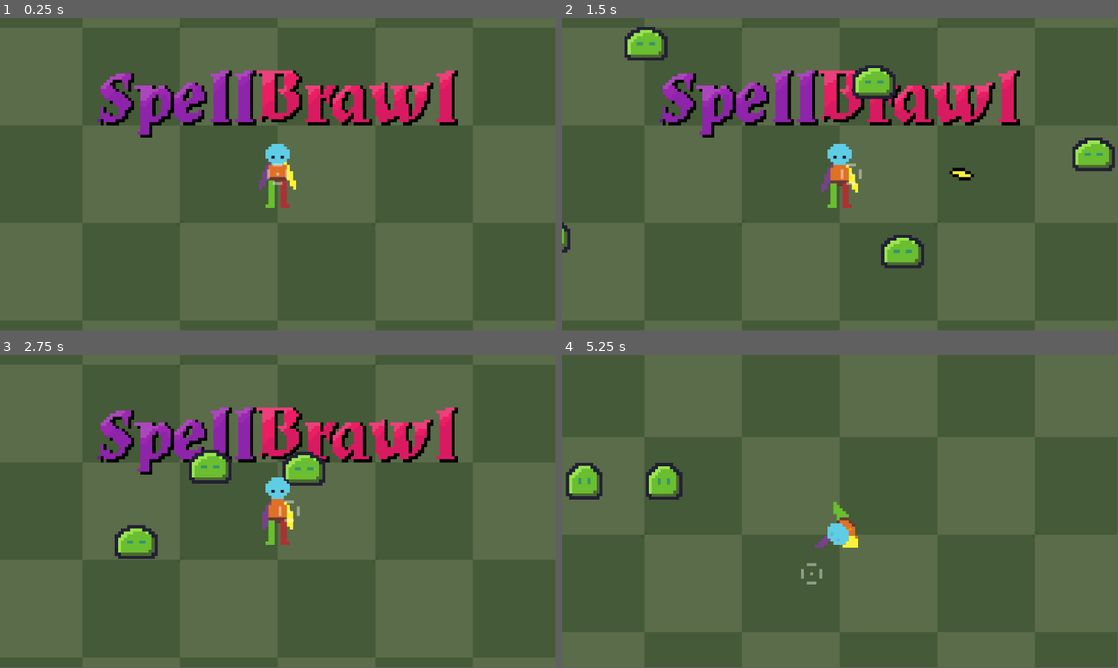
Above: before the commit, frames 1-4 (two rows, left to right).
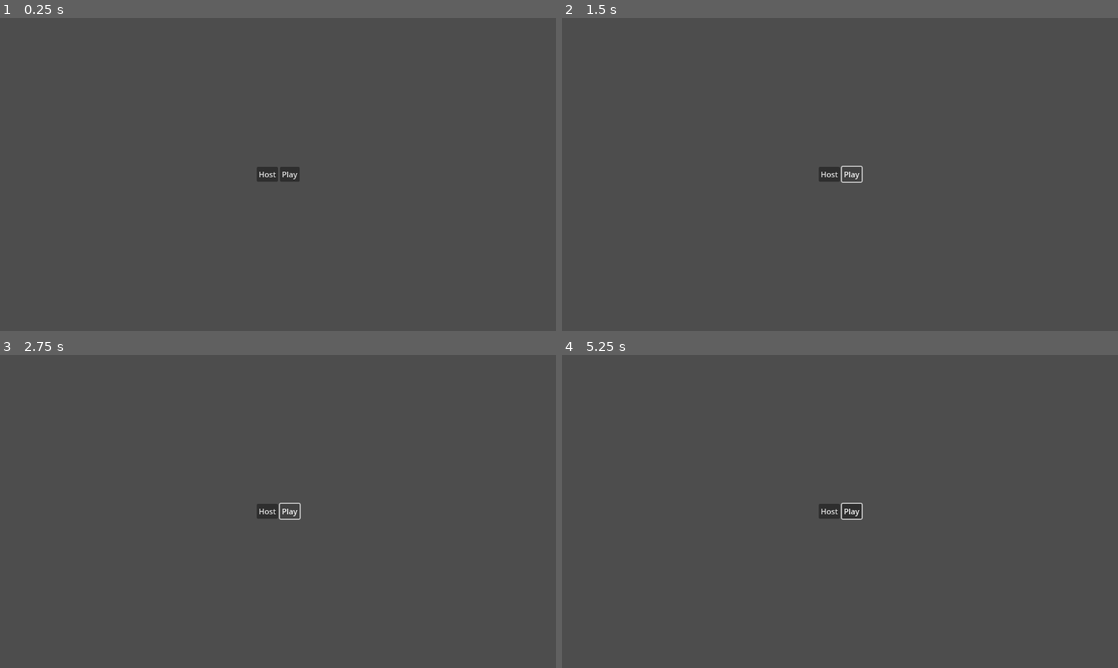
Above: after the commit, the same moments.

Repository: SirNoods/spellbrawl
Game: Godot game, scene res://scenes/UI/main_menu/main_menu.tscn
The game is run twice, just before and just after one commit, with the same random seed, the same clock (stepped at 60 frames per second) and the same inputs. Before the commit the project starts from res://scenes/game.tscn.
Inputs (mouse positions are in pixels of both pictures, inside the frame that each line leads up to):
- Up to frame 1 (0.25 s): no input
- Up to frame 2 (1.5 s): click (828, 174) at 0.5 s, where only the run after the commit has a clickable "Host"; click (851, 174) at 1.25 s, where only the run after the commit has a clickable "Play"
- Up to frame 3 (2.75 s): click (289, 511) at 2 s, where only the run after the commit has a clickable "Play"
- Up to frame 4 (5.25 s): move the mouse to (962, 495) at 2.77 s; hold D (move_right) 2.78-3.53 s; tap Space (dash) at 2.85, 5.1 s; move the mouse to (728, 527) at 3.52 s; hold S (move_down) 3.53-4.28 s; tap Backspace (die) at 3.6 s; move the mouse to (895, 442) at 4.27 s; hold D (move_right) 4.28-5.03 s; click (895, 442) at 4.35 s; move the mouse to (812, 574) at 5.02 s; hold W (move_up) from 5.03 s (still down)
In our replay, the window is 799x449 before the commit and 800x450 after it. These sizes can differ from the game's own. Grey fills any space a smaller window leaves; there, only what the larger window draws over its background counts as a difference.

The runs differ from the first frame. In frame 1, 53% of the frame differs, in the area x 0-100%, y 0-100%; in frame 2, 55%; in frame 3, 54%; in frame 4, 51%.

Commit message:
initial main menu

Diff:
--- a/project.godot
+++ b/project.godot
@@ -11,8 +11,13 @@
 [application]
 
 config/name="spellbrawl"
-run/main_scene="uid://cb3u7k67b2t3f"
+run/main_scene="uid://dg2jqex7hac5l"
 config/features=PackedStringArray("4.4", "Forward Plus")
+
+[display]
+
+window/stretch/mode="viewport"
+window/stretch/scale_mode="integer"
 
 [input]
 
--- /dev/null
+++ b/scenes/UI/main_menu/main_menu.tscn
@@ -0,0 +1,37 @@
+[gd_scene load_steps=2 format=3 uid="uid://dg2jqex7hac5l"]
+
+[ext_resource type="Script" uid="uid://cl3454kbnisc4" path="res://scripts/UI/main_menu/main_menu.gd" id="1_oim1r"]
+
+[node name="MainMenu" type="Control"]
+layout_mode = 3
+anchors_preset = 15
+anchor_right = 1.0
+anchor_bottom = 1.0
+grow_horizontal = 2
+grow_vertical = 2
+script = ExtResource("1_oim1r")
+
+[node name="HBoxContainer" type="HBoxContainer" parent="."]
+layout_mode = 1
+anchors_preset = 8
+anchor_left = 0.5
+anchor_top = 0.5
+anchor_right = 0.5
+anchor_bottom = 0.5
+offset_left = -44.5
+offset_top = -20.0
+offset_right = 44.5
+offset_bottom = 20.0
+grow_horizontal = 2
+grow_vertical = 2
+
+[node name="HostButton" type="Button" parent="HBoxContainer"]
+layout_mode = 2
+size_flags_horizontal = 0
+size_flags_vertical = 4
+text = "Host"
+
+[node name="PlayButton" type="Button" parent="HBoxContainer"]
+layout_mode = 2
+size_flags_vertical = 4
+text = "Play"
--- a/scenes/game.tscn
+++ b/scenes/game.tscn
@@ -41,6 +41,5 @@
 [node name="Player" parent="." instance=ExtResource("1_uwrxv")]
 
 [node name="Camera2D" type="Camera2D" parent="Player"]
-zoom = Vector2(6.335, 6.335)
-position_smoothing_enabled = true
+zoom = Vector2(2.83, 2.83)
 position_smoothing_speed = 20.0
--- /dev/null
+++ b/scripts/UI/main_menu/main_menu.gd
@@ -0,0 +1,14 @@
+extends Control
+
+@onready var host_button: Button = $HBoxContainer/HostButton
+@onready var play_button: Button = $HBoxContainer/PlayButton
+
+func _ready() -> void:
+	host_button.pressed.connect(_on_host_pressed)
+	play_button.pressed.connect(_on_play_pressed)
+
+func _on_host_pressed() -> void:
+	print("host pressed")
+
+func _on_play_pressed() -> void:
+	print("play pressed")
Not shown, added: scripts/UI/main_menu/main_menu.gd.uid
